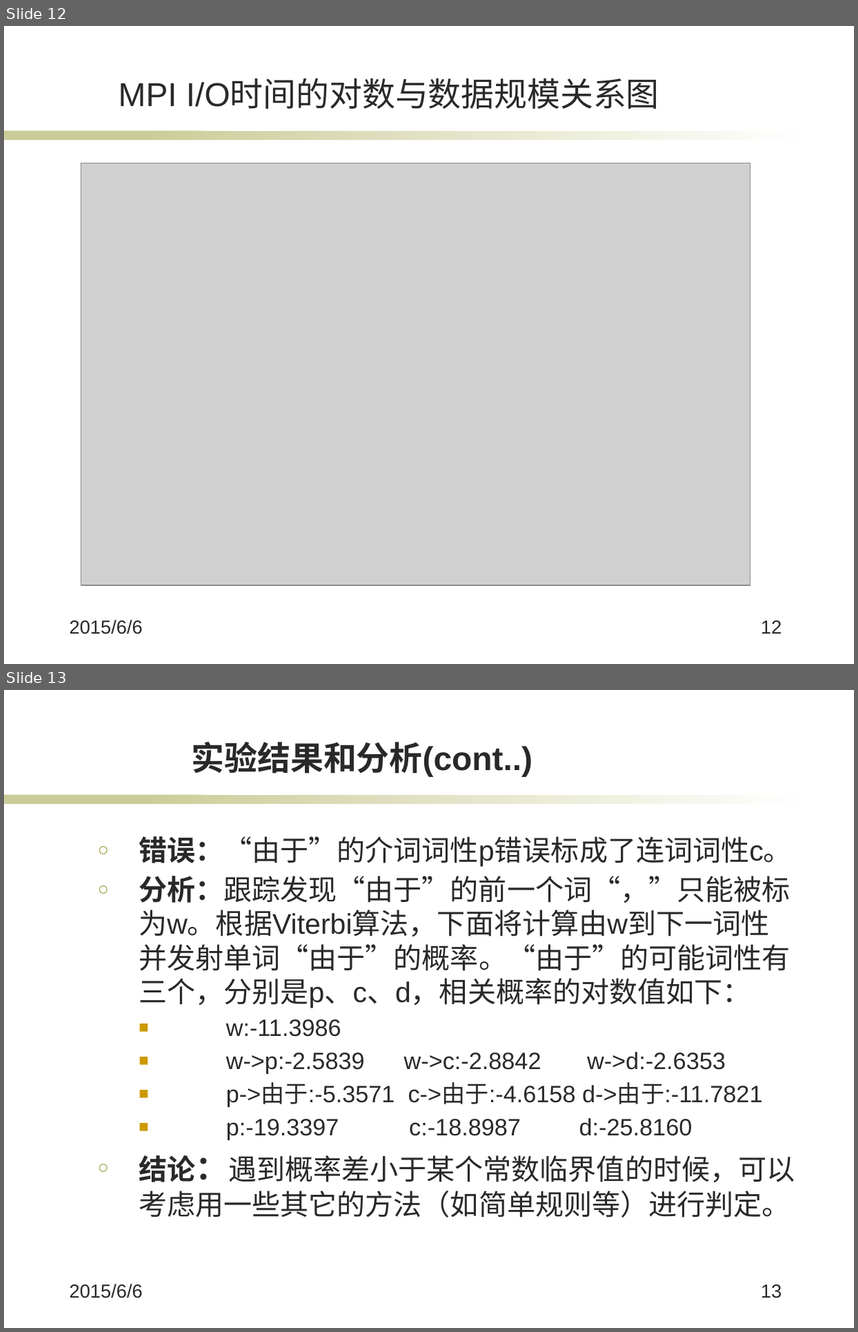
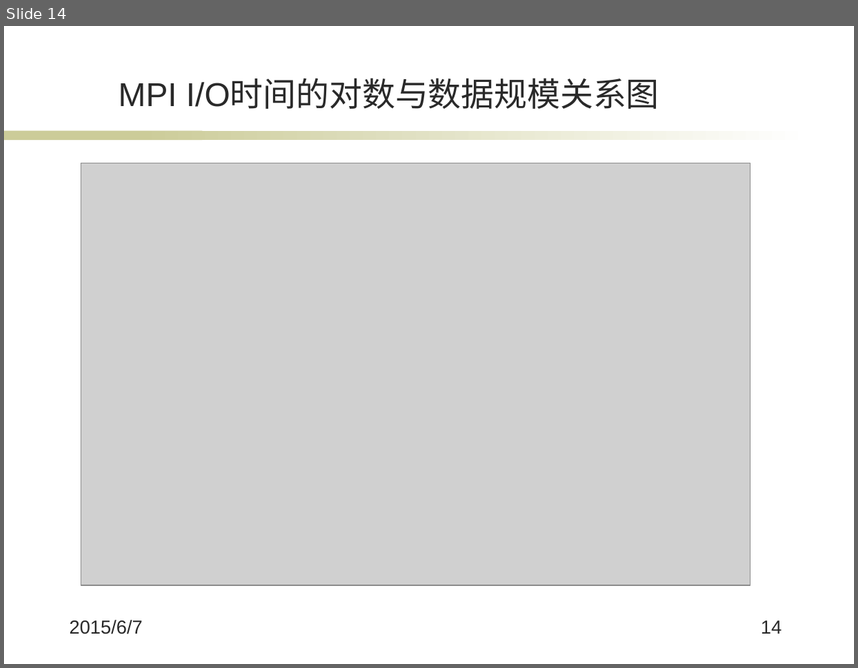
Before and after one commit to jiangxincode/thesis, a slide deck: 答辩.pptx. Shown one above the other, each under a label of ours: slides 12 and 13 before the commit, slide 14 after it. The pictures are 858x1332 and 858x668 pixels, drawn with LibreOffice and Linux fonts; fonts in the diff are those of the drawing; grey boxes stand for pictures; background and template pictures are left out. Boxes give left, top, right and bottom in pixels: in the first picture for what was removed or moved away, otherwise in the second. Text is boxed around its words. In the diff, an @@ line names an element or a change of style, - is before the commit and + after.

```diff
--- a/答辩.pptx
+++ b/答辩.pptx
@@ slide 13 removed at (4, 690, 854, 1328), background #FFFFFF; not listed: 2 template elements that a slide beside it also shows @@
@@ title removed at (192, 742, 533, 777) @@
-实验结果和分析(cont..)
@@ text removed at (139, 836, 795, 1217) @@
-  ○ 错误：“由于”的介词词性p错误标成了连词词性c。
-  ○ 分析：跟踪发现“由于”的前一个词“，”只能被标为w。根据Viterbi算法，下面将计算由w到下一词性并发射单词“由于”的概率。“由于”的可能词性有三个，分别是p、c、d，相关概率的对数值如下：
-    ■ w:-11.3986
-    ■ w->p:-2.5839 w->c:-2.8842 w->d:-2.6353
-    ■ p->由于:-5.3571 c->由于:-4.6158 d->由于:-11.7821
-    ■ p:-19.3397 c:-18.8987 d:-25.8160
-  ○ 结论：遇到概率差小于某个常数临界值的时候，可以考虑用一些其它的方法（如简单规则等）进行判定。
@@ text removed at (70, 1283, 143, 1298) @@
-2015/6/6
@@ page number removed at (761, 1284, 782, 1298) @@
-13
@@ what was slide 12 is now slide 14 @@
@@ slide 14 changed as well @@
@@ text at (70, 619, 143, 634): text changed @@
-2015/6/6
+2015/6/7
@@ page number at (761, 620, 782, 633): text changed @@
-12
+14
```
Also in this commit, not shown: 15 other slides changed, 2 slides added, 1 other slide removed, 4 other files.
